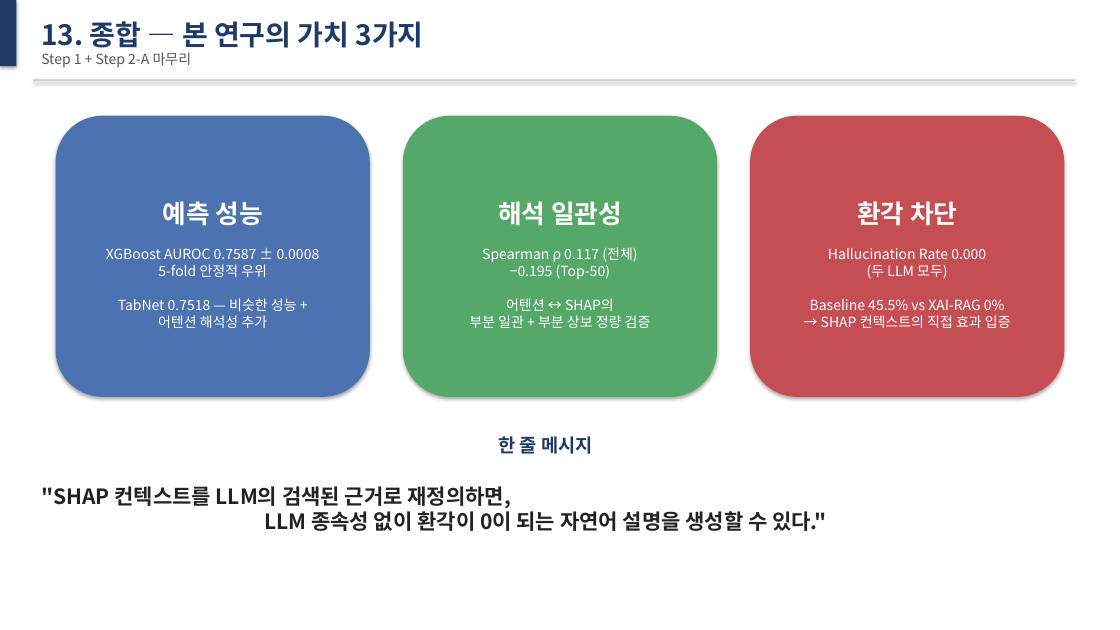
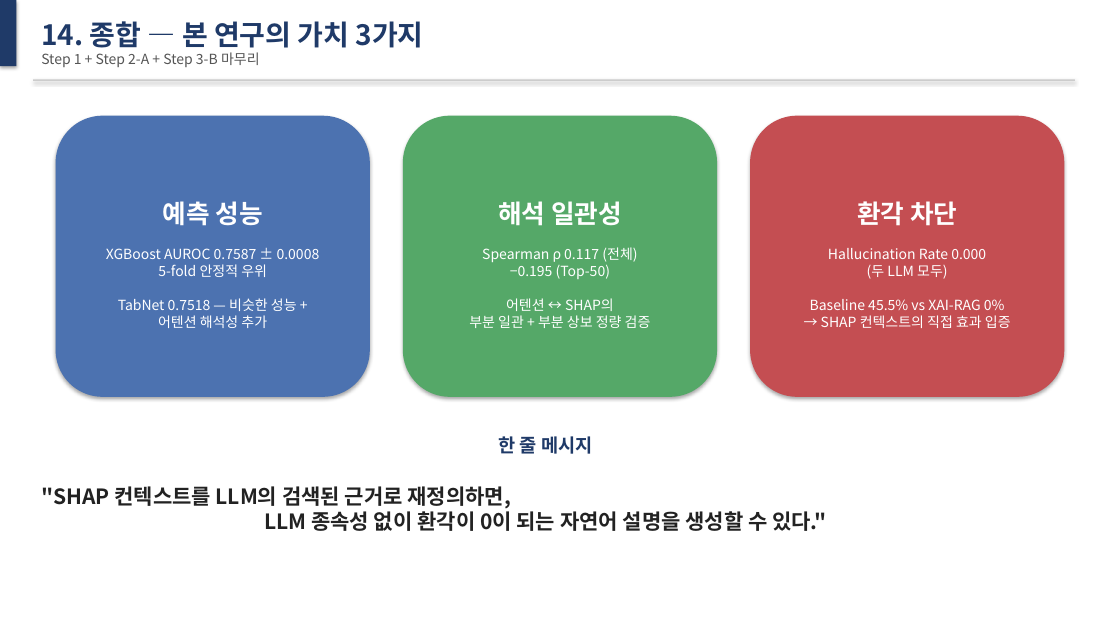
Before and after one commit to Tim-Green0/tabnet-xai-rag-credit, a slide deck: slide 15 of paper/midterm_slides.pptx (slide 14 before the commit). Drawn at 1120x630 pixels with LibreOffice and Linux fonts; fonts in the diff are those of the drawing. Boxes give left, top, right and bottom in pixels: in the first picture for what was removed or moved away, otherwise in the second. Text is boxed around its words. In the diff, an @@ line names an element or a change of style, - is before the commit and + after.

```diff
--- a/paper/midterm_slides.pptx
+++ b/paper/midterm_slides.pptx
@@ text at (41, 21, 424, 53): text changed @@
-13. 종합 — 본 연구의 가치 3가지
+14. 종합 — 본 연구의 가치 3가지
@@ text at (41, 52, 260, 67): text changed @@
-Step 1 + Step 2-A 마무리
+Step 1 + Step 2-A + Step 3-B 마무리
```
Also in this commit, not shown: 1 other slide changed, 1 slide added, 5 other files.
